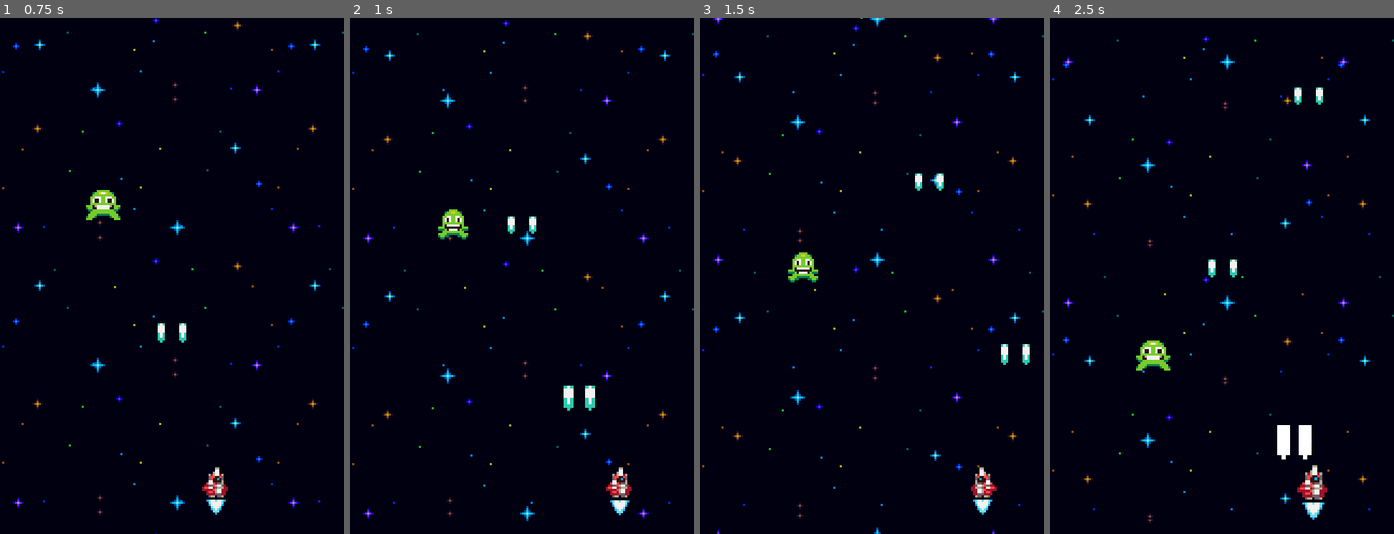
Above: before the commit, frames 1-4 (left to right).
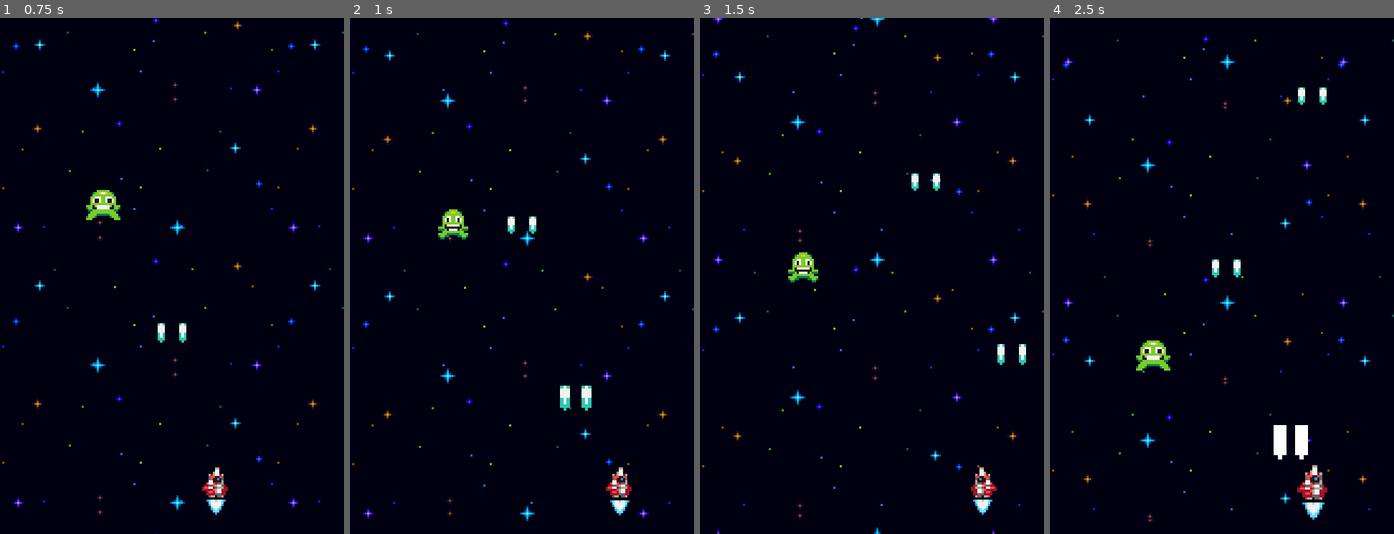
Above: after the commit, the same moments.

Repository: sarahpuspdew/Space-Shooter
Game: Godot game, scene res://Scenes/World.tscn
Same seed, same stepped clock (60 frames per second), same inputs: the game is played once before the commit and once after it.
Inputs:
- Up to frame 1 (0.75 s): hold D (right) from 0.53 s (still down)
- Up to frame 2 (1 s): keep holding D (right)
- Up to frame 3 (1.5 s): release D (right) at 1.28 s; hold A (left) from 1.28 s (still down)
- Up to frame 4 (2.5 s): release A (left) at 2.03 s; hold D (right) from 2.03 s (still down)

Frame 1 is identical in both runs. In frame 2, 0.3% of the frame differs, in the area x 61-72%, y 71-77%; in frame 3, 0.3%; in frame 4, 0.6%, in the area x 46-81%, y 13-86%.

Commit message:
Add destroy effect

Diff:
--- /dev/null
+++ b/Components/DestroyedComponent.gd
@@ -0,0 +1,15 @@
+extends Node
+class_name DestroyedComponent
+
+@export var actor : Node2D
+@export var stats_component : StatsComponent
+@export var destroy_effect_spawner_component : SpawnerComponent
+
+
+func _ready():
+	stats_component.no_health.connect(destroy)
+
+
+func destroy():
+	destroy_effect_spawner_component.spawn(actor.global_position)
+	actor.queue_free()
--- /dev/null
+++ b/Components/OneTimeAnimatedEffect.gd
@@ -0,0 +1,7 @@
+extends AnimatedSprite2D
+class_name OneTimeAnimatedEffect
+
+
+func _ready():
+	animation_finished.connect(queue_free)
+	animation_looped.connect(queue_free)
--- /dev/null
+++ b/Effects/ExplosionEffect.tscn
@@ -0,0 +1,54 @@
+[gd_scene load_steps=9 format=3 uid="uid://bmivg1kbwqmc1"]
+
+[ext_resource type="Script" path="res://Components/OneTimeAnimatedEffect.gd" id="1_0btu2"]
+[ext_resource type="Texture2D" uid="uid://dp30j38ylphsx" path="res://Assets/Sprites/explosion.png" id="1_h15v0"]
+
+[sub_resource type="AtlasTexture" id="AtlasTexture_ydl1r"]
+atlas = ExtResource("1_h15v0")
+region = Rect2(0, 0, 16, 16)
+
+[sub_resource type="AtlasTexture" id="AtlasTexture_qa0k7"]
+atlas = ExtResource("1_h15v0")
+region = Rect2(16, 0, 16, 16)
+
+[sub_resource type="AtlasTexture" id="AtlasTexture_hfqyp"]
+atlas = ExtResource("1_h15v0")
+region = Rect2(32, 0, 16, 16)
+
+[sub_resource type="AtlasTexture" id="AtlasTexture_p2qjp"]
+atlas = ExtResource("1_h15v0")
+region = Rect2(48, 0, 16, 16)
+
+[sub_resource type="AtlasTexture" id="AtlasTexture_16wy1"]
+atlas = ExtResource("1_h15v0")
+region = Rect2(64, 0, 16, 16)
+
+[sub_resource type="SpriteFrames" id="SpriteFrames_t6k61"]
+animations = [{
+"frames": [{
+"duration": 1.0,
+"texture": SubResource("AtlasTexture_ydl1r")
+}, {
+"duration": 1.0,
+"texture": SubResource("AtlasTexture_qa0k7")
+}, {
+"duration": 1.0,
+"texture": SubResource("AtlasTexture_hfqyp")
+}, {
+"duration": 1.0,
+"texture": SubResource("AtlasTexture_p2qjp")
+}, {
+"duration": 1.0,
+"texture": SubResource("AtlasTexture_16wy1")
+}],
+"loop": false,
+"name": &"default",
+"speed": 10.0
+}]
+
+[node name="ExplosionEffect" type="AnimatedSprite2D"]
+sprite_frames = SubResource("SpriteFrames_t6k61")
+autoplay = "default"
+frame = 4
+frame_progress = 1.0
+script = ExtResource("1_0btu2")
--- a/Scenes/Enemy.tscn
+++ b/Scenes/Enemy.tscn
@@ -9,6 +9,9 @@
 [ext_resource type="Script" path="res://Components/HurtboxComponent.gd" id="7_6jdvo"]
 [ext_resource type="Script" path="res://Components/HurtComponent.gd" id="7_lhogm"]
 [ext_resource type="Script" path="res://Components/HitboxComponent.gd" id="8_qssvp"]
+[ext_resource type="Script" path="res://Components/SpawnerComponent.gd" id="8_ud4gt"]
+[ext_resource type="PackedScene" uid="uid://bmivg1kbwqmc1" path="res://Effects/ExplosionEffect.tscn" id="9_07u7m"]
+[ext_resource type="Script" path="res://Components/DestroyedComponent.gd" id="10_n7o4y"]
 
 [node name="Enemy" type="Node2D"]
 script = ExtResource("1_4ycrh")
@@ -41,6 +44,16 @@
 stats_component = NodePath("../StatsComponent")
 hurtbox_component = NodePath("../HurtboxComponent")
 
+[node name="SpawnerComponent" type="Node" parent="."]
+script = ExtResource("8_ud4gt")
+scene = ExtResource("9_07u7m")
+
+[node name="DestroyedComponent" type="Node" parent="." node_paths=PackedStringArray("actor", "stats_component", "destroy_effect_spawner_component")]
+script = ExtResource("10_n7o4y")
+actor = NodePath("..")
+stats_component = NodePath("../StatsComponent")
+destroy_effect_spawner_component = NodePath("../SpawnerComponent")
+
 [node name="HurtboxComponent" type="Area2D" parent="."]
 collision_layer = 2
 collision_mask = 0
--- a/Scenes/Player.tscn
+++ b/Scenes/Player.tscn
@@ -1,16 +1,20 @@
-[gd_scene load_steps=24 format=3 uid="uid://ccqnerqjyhjd2"]
+[gd_scene load_steps=28 format=3 uid="uid://ccqnerqjyhjd2"]
 
 [ext_resource type="Texture2D" uid="uid://csv6axkat2gqy" path="res://Assets/Sprites/ship.png" id="1_70a41"]
 [ext_resource type="Script" path="res://Scripts/Player.gd" id="1_i4whj"]
 [ext_resource type="Script" path="res://Components/MoveInputComponent.gd" id="2_sy4lo"]
 [ext_resource type="Texture2D" uid="uid://cmfx7uwiptxam" path="res://Assets/Sprites/ship_flame.png" id="3_coou2"]
 [ext_resource type="Resource" uid="uid://dk86nojx82f3s" path="res://Resources/PlayerMoveStats.tres" id="3_j24hr"]
+[ext_resource type="Script" path="res://Components/StatsComponent.gd" id="4_7tcdt"]
 [ext_resource type="Script" path="res://Components/MoveComponent.gd" id="4_t3805"]
 [ext_resource type="Script" path="res://Components/PositionClampComponent.gd" id="5_v1bjx"]
 [ext_resource type="Script" path="res://Components/SpawnerComponent.gd" id="7_8avc8"]
 [ext_resource type="PackedScene" uid="uid://b0br7c0mhjlrk" path="res://Projectiles/Laser.tscn" id="8_o3m3q"]
 [ext_resource type="Script" path="res://Components/ScaleComponent.gd" id="9_0oxkg"]
 [ext_resource type="Script" path="res://Components/HurtboxComponent.gd" id="11_mj2wv"]
+[ext_resource type="Script" path="res://Components/HurtComponent.gd" id="12_r5gy7"]
+[ext_resource type="PackedScene" uid="uid://bmivg1kbwqmc1" path="res://Effects/ExplosionEffect.tscn" id="14_3mpop"]
+[ext_resource type="Script" path="res://Components/DestroyedComponent.gd" id="15_gl4gu"]
 
 [sub_resource type="AtlasTexture" id="AtlasTexture_ste3l"]
 atlas = ExtResource("1_70a41")
@@ -111,8 +115,8 @@
 "speed": 10.0
 }]
 
-[sub_resource type="CapsuleShape2D" id="CapsuleShape2D_pd7ph"]
-radius = 4.0
+[sub_resource type="CapsuleShape2D" id="CapsuleShape2D_6slgg"]
+radius = 5.0
 height = 14.0
 
 [node name="Player" type="Node2D"]
@@ -123,13 +127,25 @@
 
 [node name="AnimatedSprite2D" type="AnimatedSprite2D" parent="Anchor"]
 sprite_frames = SubResource("SpriteFrames_jnvea")
-animation = &"turn_left"
-frame_progress = 0.549148
+animation = &"turn_right"
 
 [node name="FlameAnimatedSprite" type="AnimatedSprite2D" parent="Anchor"]
 position = Vector2(0, 16)
 sprite_frames = SubResource("SpriteFrames_fv8bg")
 animation = &"turn_right"
+
+[node name="LeftMuzzle" type="Marker2D" parent="."]
+position = Vector2(-5, -4)
+
+[node name="RightMuzzle" type="Marker2D" parent="."]
+position = Vector2(5, -4)
+
+[node name="FireRateTimer" type="Timer" parent="."]
+wait_time = 0.4
+autostart = true
+
+[node name="StatsComponent" type="Node" parent="."]
+script = ExtResource("4_7tcdt")
 
 [node name="MoveInputComponent" type="Node" parent="." node_paths=PackedStringArray("move_component")]
 script = ExtResource("2_sy4lo")
@@ -144,29 +160,34 @@
 script = ExtResource("5_v1bjx")
 actor = NodePath("..")
 
-[node name="LeftMuzzle" type="Marker2D" parent="."]
-position = Vector2(-5, -4)
-
-[node name="RightMuzzle" type="Marker2D" parent="."]
-position = Vector2(5, -4)
-
-[node name="SpawnerComponent" type="Node" parent="."]
+[node name="LaserSpawnerComponent" type="Node" parent="."]
 script = ExtResource("7_8avc8")
 scene = ExtResource("8_o3m3q")
-
-[node name="FireRateTimer" type="Timer" parent="."]
-wait_time = 0.4
-autostart = true
 
 [node name="ScaleComponent" type="Node" parent="." node_paths=PackedStringArray("sprite")]
 script = ExtResource("9_0oxkg")
 sprite = NodePath("../Anchor")
+
+[node name="HurtComponent" type="Node" parent="." node_paths=PackedStringArray("stats_component", "hurtbox_component")]
+script = ExtResource("12_r5gy7")
+stats_component = NodePath("../StatsComponent")
+hurtbox_component = NodePath("../HurtboxComponent")
 
 [node name="HurtboxComponent" type="Area2D" parent="."]
 collision_mask = 0
 script = ExtResource("11_mj2wv")
 
 [node name="CollisionShape2D" type="CollisionShape2D" parent="HurtboxComponent"]
-shape = SubResource("CapsuleShape2D_pd7ph")
+shape = SubResource("CapsuleShape2D_6slgg")
+
+[node name="ExplosionSpawnerComponent" type="Node" parent="."]
+script = ExtResource("7_8avc8")
+scene = ExtResource("14_3mpop")
+
+[node name="DestroyedComponent" type="Node" parent="." node_paths=PackedStringArray("actor", "stats_component", "destroy_effect_spawner_component")]
+script = ExtResource("15_gl4gu")
+actor = NodePath("..")
+stats_component = NodePath("../StatsComponent")
+destroy_effect_spawner_component = NodePath("../ExplosionSpawnerComponent")
 
 [connection signal="timeout" from="FireRateTimer" to="." method="_on_fire_rate_timer_timeout"]
--- a/Scripts/Enemy.gd
+++ b/Scripts/Enemy.gd
@@ -8,20 +8,26 @@
 @onready var hitbox_component := $HitboxComponent as HitboxComponent
 @onready var hurtbox_component := $HurtboxComponent as HurtboxComponent
 @onready var stats_component := $StatsComponent as StatsComponent
+@onready var destroyed_component := $DestroyedComponent as DestroyedComponent
 
 
 func _ready():
-	hurtbox_component.hurt.connect(_on_hurt_hurtbox)
-	stats_component.no_health.connect(_on_no_health)
+	hurtbox_component.hurt.connect(_on_hurtbox_hurt)
+	hitbox_component.hit_hurtbox.connect(_on_hitbox_hit)
+	stats_component.no_health.connect(_on_stats_no_health)
 
 
-func _on_hurt_hurtbox(hitbox):
+func _on_hitbox_hit(hurtbox):
+		destroyed_component.destroy()
+
+
+func _on_hurtbox_hurt(hitbox):
 	flash_component.flash()
 	scale_component.tween_scale()
 	shake_component.tween_shake()
 
 
-func _on_no_health():
+func _on_stats_no_health():
 	queue_free()
 
 
--- a/Scripts/Player.gd
+++ b/Scripts/Player.gd
@@ -1,16 +1,27 @@
 extends Node2D
 class_name Player
 
-@onready var left_muzzle : Marker2D = $LeftMuzzle
-@onready var right_muzzle : Marker2D = $RightMuzzle
-@onready var spawner_component : SpawnerComponent = $SpawnerComponent as SpawnerComponent
-@onready var scale_component : ScaleComponent = $ScaleComponent as ScaleComponent
-@onready var ship_sprite : AnimatedSprite2D = $Anchor/AnimatedSprite2D
-@onready var flame_sprite : AnimatedSprite2D = $Anchor/FlameAnimatedSprite
+@onready var left_muzzle := $LeftMuzzle
+@onready var right_muzzle := $RightMuzzle
+@onready var ship_sprite := $Anchor/AnimatedSprite2D
+@onready var flame_sprite := $Anchor/FlameAnimatedSprite
+@onready var lase_spawner_component := $LaserSpawnerComponent as SpawnerComponent
+@onready var scale_component := $ScaleComponent as ScaleComponent
+@onready var stats_component := $StatsComponent as StatsComponent
+@onready var hurtbox_component := $HurtboxComponent as HurtboxComponent
+@onready var explosion_spawner_component := $ExplosionSpawnerComponent as SpawnerComponent
+
+
+func _ready():
+	stats_component.no_health.connect(_on_stats_no_health)
 
 
 func _process(delta):
 	animate_ship()
+
+
+func _on_stats_no_health():
+	queue_free()
 
 
 func animate_ship():
@@ -26,8 +37,8 @@
 
 
 func shoot():
-		spawner_component.spawn(left_muzzle.global_position)
-		spawner_component.spawn(right_muzzle.global_position)
+		lase_spawner_component.spawn(left_muzzle.global_position)
+		lase_spawner_component.spawn(right_muzzle.global_position)
 
 		scale_component.tween_scale()
 
Not shown: 1 places in Scenes/Enemy.tscn that only renumber resources
